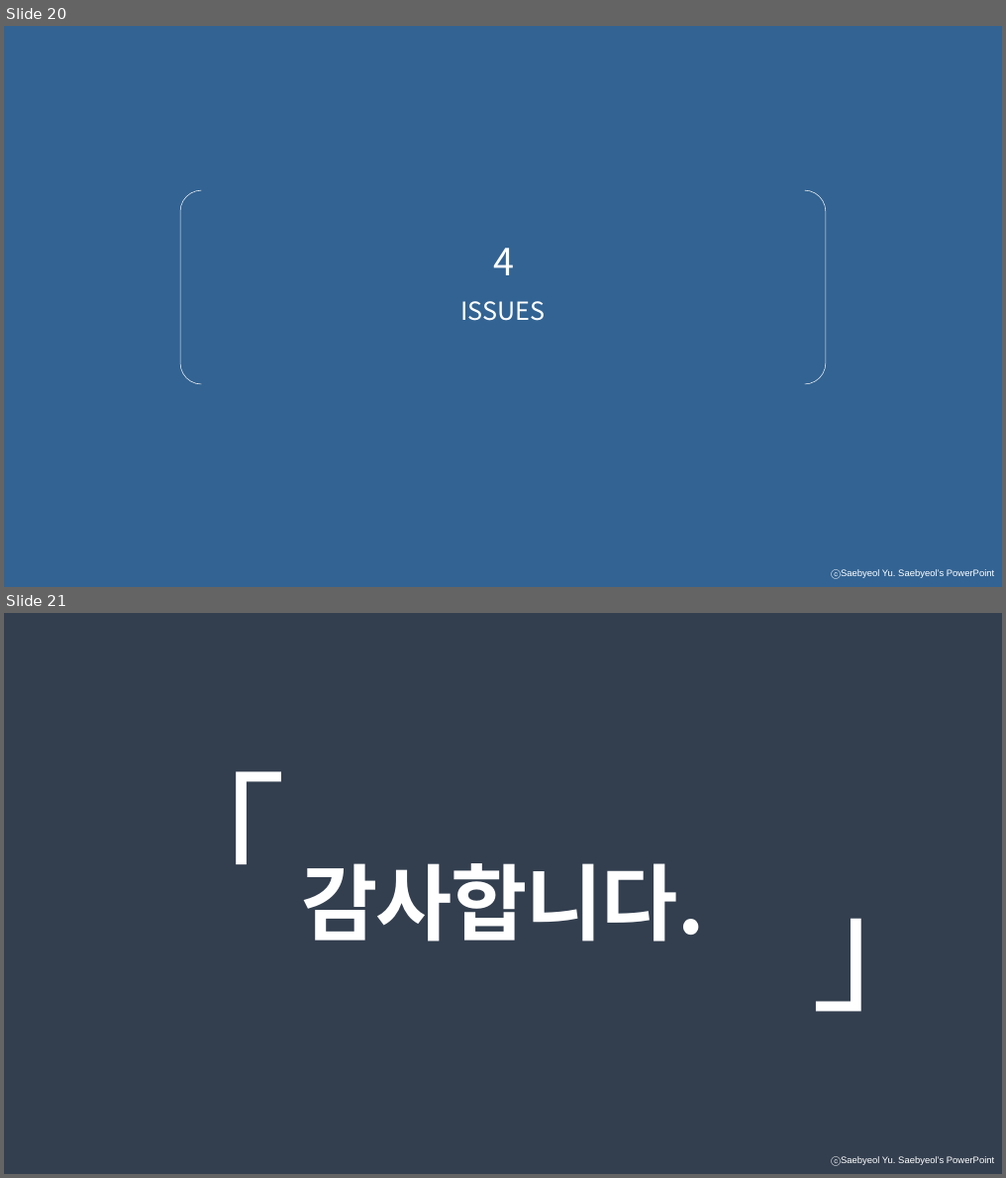
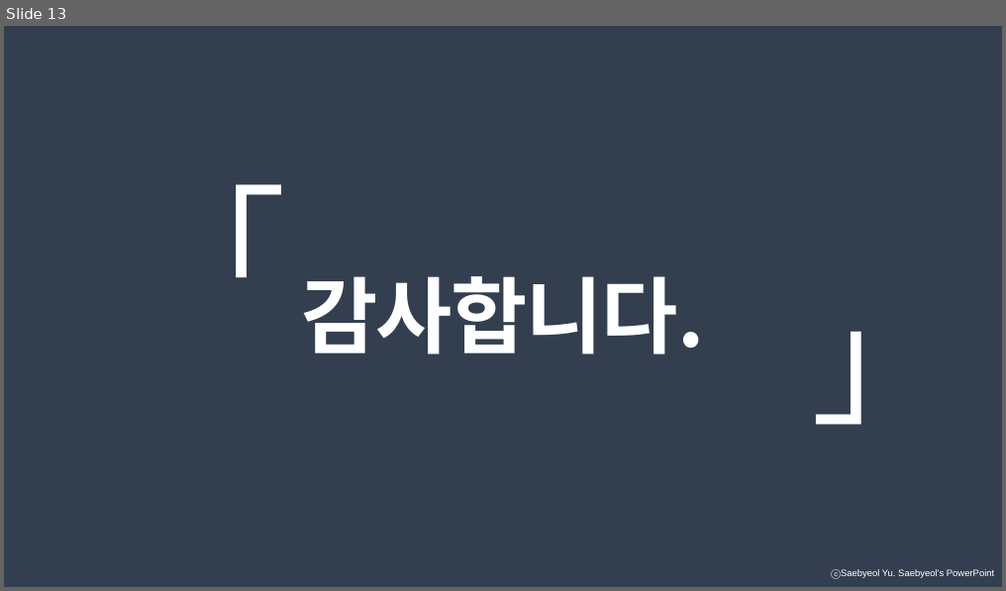
Before and after one commit to geoni4/summary, a slide deck: 프로젝트 발표자료 모음/jsp-servlet 발표 자료/jsp-servlet 발표자료.pptx. Shown one above the other, each under a label of ours: slides 20 and 21 before the commit, slide 13 after it. The pictures are 1006x1178 and 1006x591 pixels, drawn with LibreOffice and Linux fonts; fonts in the diff are those of the drawing. Boxes give left, top, right and bottom in pixels: in the first picture for what was removed or moved away, otherwise in the second. Text is boxed around its words. In the diff, an @@ line names an element or a change of style, - is before the commit and + after.

```diff
--- a/프로젝트 발표자료 모음/jsp-servlet 발표 자료/jsp-servlet 발표자료.pptx
+++ b/프로젝트 발표자료 모음/jsp-servlet 발표 자료/jsp-servlet 발표자료.pptx
@@ slide 20 removed at [4,26,1002,587], background #326393; not listed: 1 template element that a slide beside it also shows @@
@@ bracket pair removed at [180,190,826,384] @@
@@ text removed at [493,248,514,275] @@
-4
@@ text removed at [460,301,545,321] @@
-ISSUES
@@ what was slide 21 is now slide 13 @@
```
Also in this commit, not shown: 5 slides changed, 7 slides added, 31 other slides removed, 5 other files.
